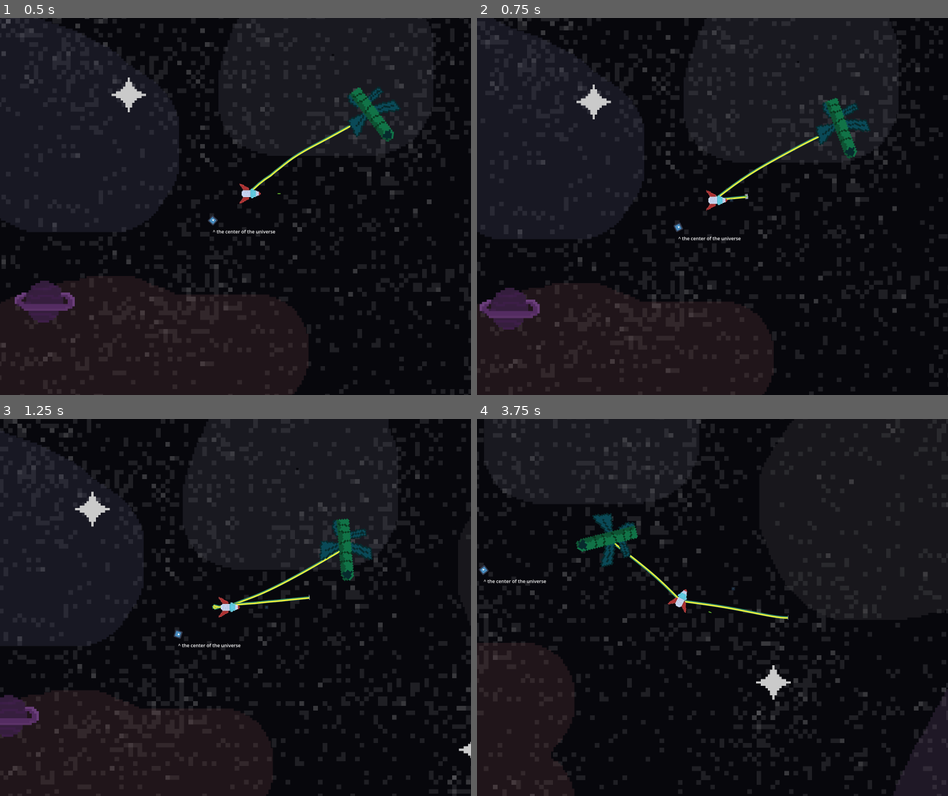
Above: before the commit, frames 1-4 (two rows, left to right).
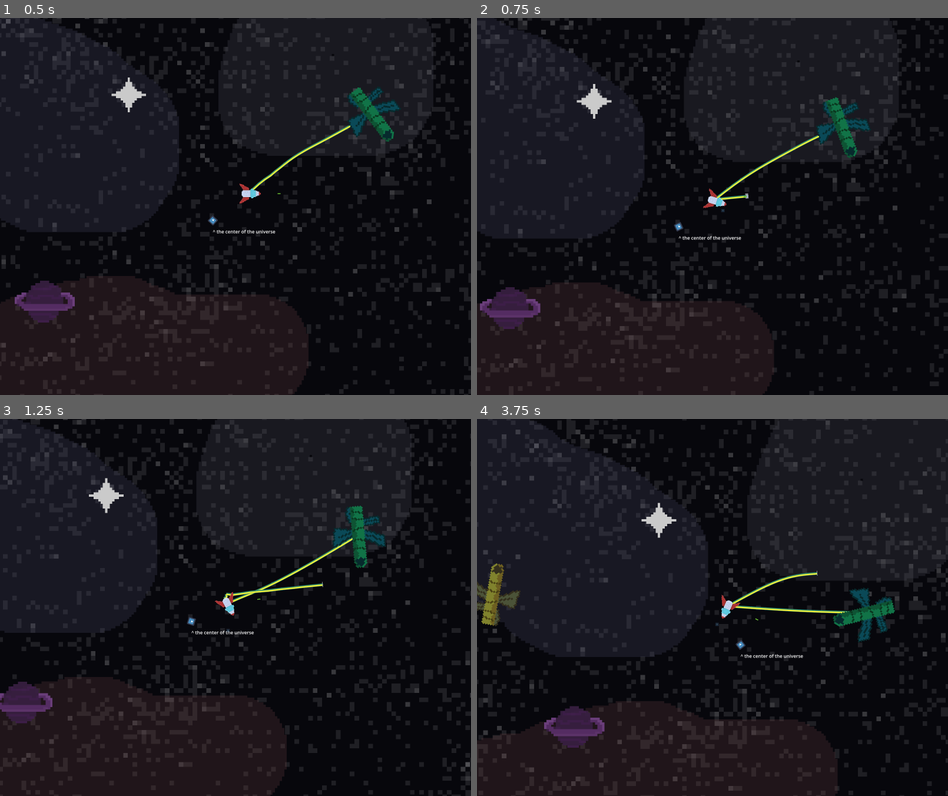
Above: after the commit, the same moments.

Repository: Bromeon/LudumDare54
Game: Godot game, scene res://Scenes/Main/Main.tscn
Same seed, same stepped clock (60 frames per second), same inputs: the game is played once before the commit and once after it. The engine's default icon, where the game draws it, is replaced by a stand-in: a white triangle on a blue panel in a dark square.
Inputs (mouse positions are in pixels of both pictures, inside the frame that each line leads up to):
- Up to frame 1 (0.5 s): no input
- Up to frame 2 (0.75 s): move the mouse to (816, 187) at 0.52 s; hold D (Right) from 0.53 s (still down); tap Space (ShootTether) at 0.6 s
- Up to frame 3 (1.25 s): keep holding D (Right)
- Up to frame 4 (3.75 s): move the mouse to (618, 626) at 1.27 s; release D (Right) at 1.28 s; hold S (Down) 1.28-2.03 s; tap Space (ShootTether) every 0.75 s from 1.35 to 3.6 s; move the mouse to (759, 524) at 2.02 s; hold D (Right) 2.03-2.78 s; move the mouse to (688, 682) at 2.77 s; hold W (Up) 2.78-3.53 s; move the mouse to (853, 664) at 3.52 s; hold A (Left) from 3.53 s (still down)

Frame 1 is identical in both runs. In frame 2, 0.9% of the frame differs, in the area x 0-95%, y 0-99%; in frame 3, 8.2%; in frame 4, 24%, in the area x 0-100%, y 0-100%.

Commit message:
Mouse movement

Diff:
--- a/Scenes/PlayerShip/PlayerShip.gd
+++ b/Scenes/PlayerShip/PlayerShip.gd
@@ -47,14 +47,21 @@
 	tethers = cleaned
 
 func _physics_process(delta):
-	move_dir = Input.get_vector("Left", "Right", "Up", "Down")
+	# When mouse is used, the thrust force is relative to orientation
+	if player_uses_mouse():
+		move_dir = Input.get_vector("Down", "Up", "Left", "Right").rotated(rotation_angle)
+
+	else:
+		move_dir = Input.get_vector("Left", "Right", "Up", "Down")
+
+
 	apply_force(move_dir * THRUSTER_FORCE)
 
 	if Input.is_action_pressed("Brake"):
 		apply_central_impulse(-linear_velocity * BRAKE_FACTOR)
 
 	if move_dir.length() > 0:
-		var target_angle= Vector2(1,0).angle_to(move_dir)
+		var target_angle = Vector2(1,0).angle_to(move_dir)
 		rotation_angle = lerp_angle(rotation_angle, target_angle, delta * ROTATION_SPEED)
 
 	self.rotation = rotation_angle
@@ -87,7 +94,7 @@
 	if aim_dir_joy.length() > 0:
 		last_controller_aim = Time.get_ticks_msec()
 		aim_dir = aim_dir_joy
-	elif last_mouse_aim > last_controller_aim:
+	elif player_uses_mouse():
 		var camera = get_viewport().get_camera_2d()
 		var mouse_pos
 		if camera != null:
@@ -97,6 +104,9 @@
 		aim_dir = (mouse_pos - self.global_position).normalized()
 
 	$AimPivot.rotation = Vector2.RIGHT.angle_to(aim_dir)
+
+func player_uses_mouse() -> bool:
+	return last_mouse_aim > last_controller_aim
 
 func shoot_tether():
 	if tether_shoot_cooldown_timer > 0:
